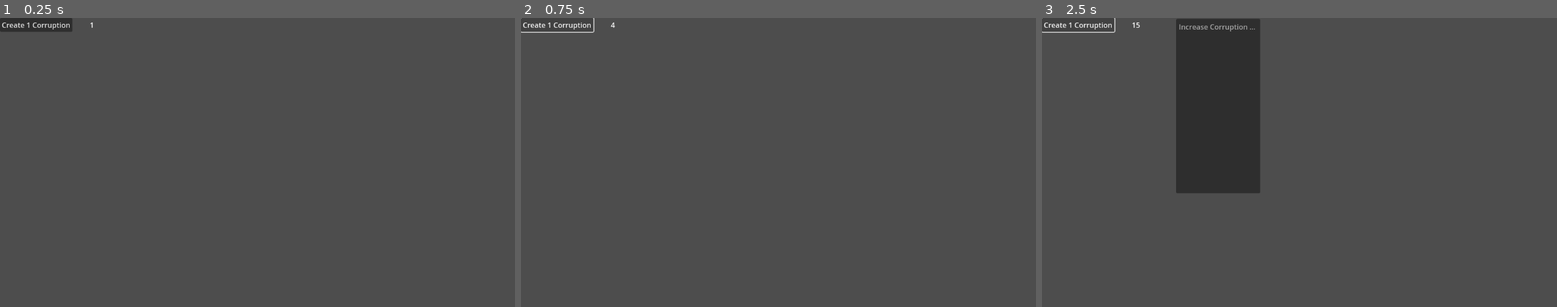
Above: before the commit, frames 1-3 (left to right).
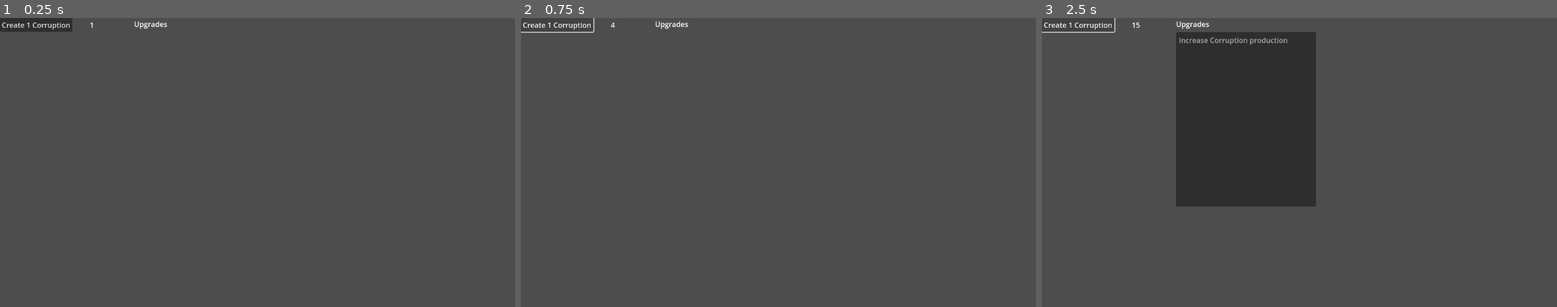
Above: after the commit, the same moments.

Repository: wfay42/corruption-clicker
Game: Godot game, scene res://gameplay.tscn
The game is run twice, just before and just after one commit, with the same random seed, the same clock (stepped at 60 frames per second) and the same inputs. The project has no main scene, so this scene is started directly.
Inputs:
- Up to frame 1 (0.25 s): no input
- Up to frame 2 (0.75 s): click "Create 1 Corruption" at 0.5 s
- Up to frame 3 (2.5 s): click "Create 1 Corruption" at 1.25 s; click "Create 1 Corruption" at 2 s

The runs differ from the first frame. In frame 1, less than 0.1% of the frame differs, in the area x 26-33%, y 1-4%; in frame 2, less than 0.1%; in frame 3, 8.0%, in the area x 26-54%, y 0-66%.

Commit message:
Updated gameplay scene with label for upgrades

Diff:
--- a/gameplay.tscn
+++ b/gameplay.tscn
@@ -24,19 +24,25 @@
 [node name="_hidden_value_controller" type="Node2D" parent="."]
 script = ExtResource("1_n4psk")
 
-[node name="upgrades" type="ItemList" parent="."]
+[node name="Sprite2D" type="Sprite2D" parent="."]
+position = Vector2(601, 0)
+
+[node name="Upgrades Label" type="Label" parent="."]
 offset_left = 300.0
 offset_top = 2.0
-offset_right = 488.0
-offset_bottom = 393.0
+offset_right = 374.0
+offset_bottom = 25.0
+text = "Upgrades"
+
+[node name="upgrades" type="ItemList" parent="Upgrades Label"]
+offset_top = 30.0
+offset_right = 313.0
+offset_bottom = 421.0
 max_columns = 2
 same_column_width = true
 script = ExtResource("4_xuee5")
 
-[node name="Sprite2D" type="Sprite2D" parent="."]
-position = Vector2(601, 0)
-
 [connection signal="pressed" from="corruption_button" to="_hidden_value_controller" method="_on_corruption_button_pressed"]
 [connection signal="corruption_changed" from="_hidden_value_controller" to="corruption_label" method="_on__hidden_value_controller_corruption_changed"]
-[connection signal="corruption_changed" from="_hidden_value_controller" to="upgrades" method="_on__hidden_value_controller_corruption_changed"]
-[connection signal="item_activated" from="upgrades" to="upgrades" method="_on_item_activated"]
+[connection signal="corruption_changed" from="_hidden_value_controller" to="Upgrades Label/upgrades" method="_on__hidden_value_controller_corruption_changed"]
+[connection signal="item_activated" from="Upgrades Label/upgrades" to="Upgrades Label/upgrades" method="_on_item_activated"]
